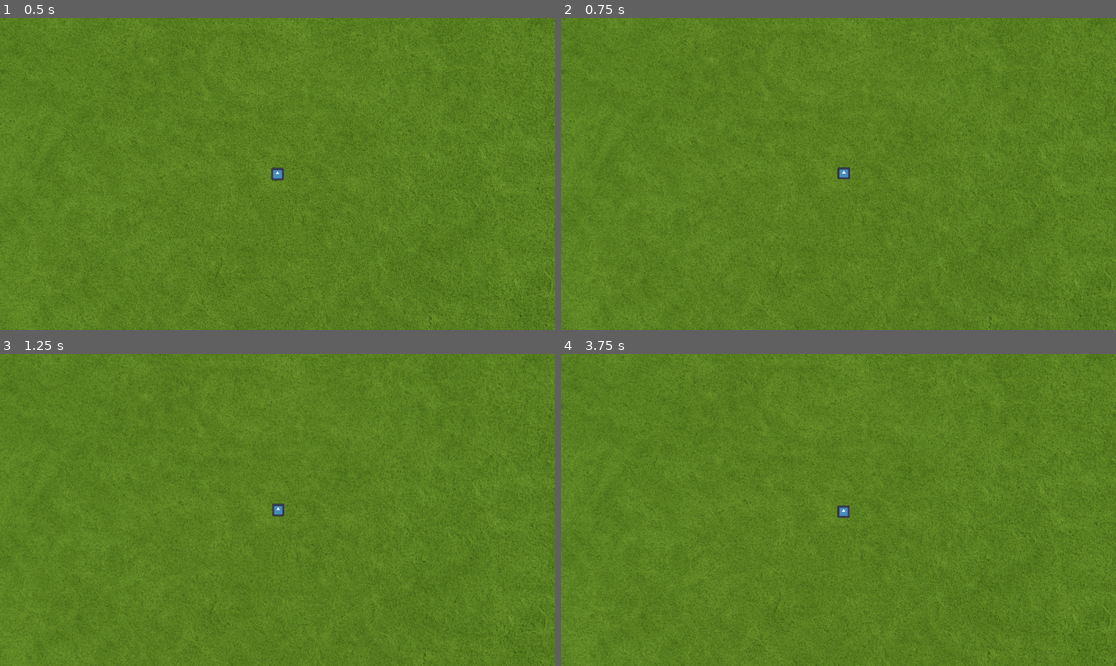
Above: before the commit, frames 1-4 (two rows, left to right).
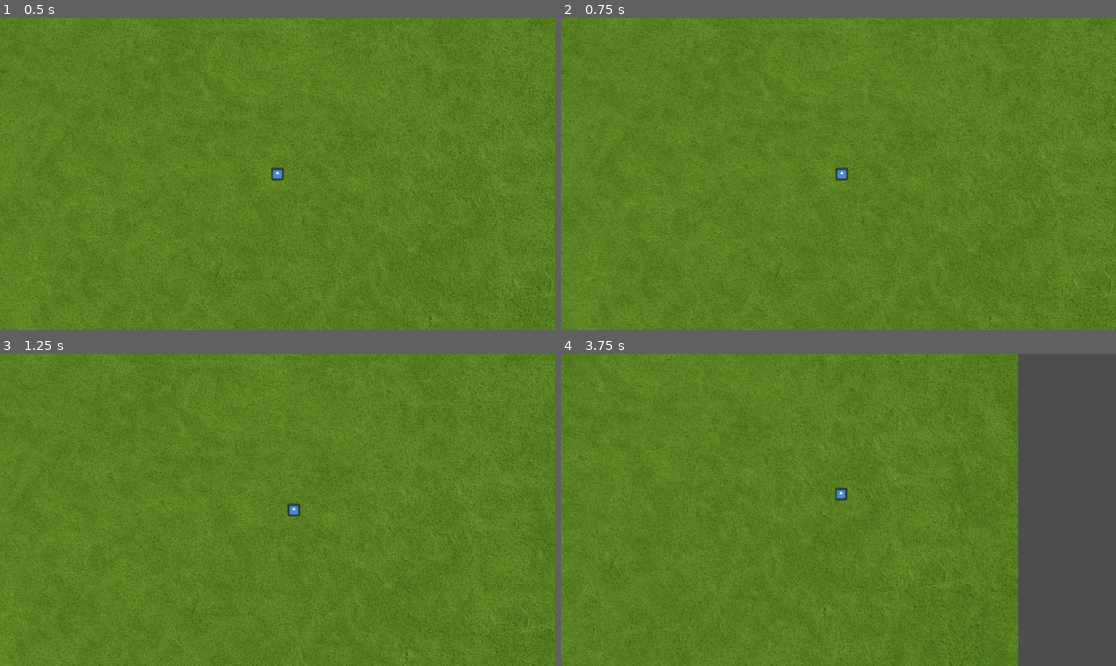
Above: after the commit, the same moments.

Repository: K4m1x2/boomerang
Game: Godot game, scene res://scenes/mapa.tscn
The game is run twice, just before and just after one commit, with the same random seed, the same clock (stepped at 60 frames per second) and the same inputs. The engine's default icon, where the game draws it, is replaced by a stand-in: a white triangle on a blue panel in a dark square.
Inputs (mouse positions are in pixels of both pictures, inside the frame that each line leads up to):
- Up to frame 1 (0.5 s): no input
- Up to frame 2 (0.75 s): tap Enter at 0.5 s; move the mouse to (960, 158) at 0.52 s; hold D (right_move, bound only after the commit) from 0.53 s (still down); click (960, 158) at 0.67 s
- Up to frame 3 (1.25 s): keep holding D (right_move, bound only after the commit)
- Up to frame 4 (3.75 s): move the mouse to (727, 525) at 1.27 s; release D (right_move, bound only after the commit) at 1.28 s; hold S (down_move, bound only after the commit) 1.28-2.03 s; click (727, 525) at 1.42 s; move the mouse to (894, 441) at 2.02 s; hold D (right_move, bound only after the commit) 2.03-2.78 s; click (894, 441) at 2.17 s; move the mouse to (810, 572) at 2.77 s; hold W (up_move, bound only after the commit) 2.78-3.53 s; click (810, 572) at 2.92 s; move the mouse to (1005, 556) at 3.52 s; hold A (left_move, bound only after the commit) from 3.53 s (still down); click (1005, 556) at 3.67 s

Frame 1 is identical in both runs. In frame 2, less than 0.1% of the frame differs, in the area x 49-53%, y 47-53%; in frame 3, 2.6%; in frame 4, 20%, in the area x 0-100%, y 0-100%.

Commit message:
Moviment Ready

Diff:
--- a/project.godot
+++ b/project.godot
@@ -17,29 +17,27 @@
 
 [input]
 
-up={
+up_move={
 "deadzone": 0.2,
 "events": [Object(InputEventKey,"resource_local_to_scene":false,"resource_name":"","device":-1,"window_id":0,"alt_press …(192 unchanged characters)…
-, Object(InputEventKey,"resource_local_to_scene":false,"resource_name":"","device":-1,"window_id":0,"alt_pressed":false,"shift_pressed":false,"ctrl_pressed":false,"meta_pressed":false,"pressed":false,"keycode":0,"physical_keycode":4194320,"key_label":0,"unicode":0,"location":0,"echo":false,"script":null)
+, Object(InputEventJoypadMotion,"resource_local_to_scene":false,"resource_name":"","device":-1,"axis":1,"axis_value":-1.0,"script":null)
 ]
 }
-down={
+down_move={
 "deadzone": 0.2,
 "events": [Object(InputEventKey,"resource_local_to_scene":false,"resource_name":"","device":-1,"window_id":0,"alt_press …(192 unchanged characters)…
+, Object(InputEventJoypadMotion,"resource_local_to_scene":false,"resource_name":"","device":-1,"axis":1,"axis_value":1.0,"script":null)
 ]
 }
-left={
+left_move={
 "deadzone": 0.2,
 "events": [Object(InputEventKey,"resource_local_to_scene":false,"resource_name":"","device":-1,"window_id":0,"alt_press …(191 unchanged characters)…
+, Object(InputEventJoypadMotion,"resource_local_to_scene":false,"resource_name":"","device":-1,"axis":0,"axis_value":-1.0,"script":null)
 ]
 }
-right={
+right_move={
 "deadzone": 0.2,
 "events": [Object(InputEventKey,"resource_local_to_scene":false,"resource_name":"","device":-1,"window_id":0,"alt_press …(192 unchanged characters)…
+, null, Object(InputEventJoypadMotion,"resource_local_to_scene":false,"resource_name":"","device":-1,"axis":0,"axis_value":1.0,"script":null)
 ]
 }
-mouseMoviment={
-"deadzone": 0.2,
-"events": [Object(InputEventMouseButton,"resource_local_to_scene":false,"resource_name":"","device":-1,"window_id":0,"alt_pressed":false,"shift_pressed":false,"ctrl_pressed":false,"meta_pressed":false,"button_mask":0,"position":Vector2(0, 0),"global_position":Vector2(0, 0),"factor":1.0,"button_index":1,"canceled":false,"pressed":false,"double_click":false,"script":null)
-]
-}
--- a/scripts/player.gd
+++ b/scripts/player.gd
@@ -1,24 +1,18 @@
 extends CharacterBody2D
 
-@export var speed: float = 200.0
-@export var stop_distance: float = 5.0
+const playerSpeed = 250
+const playerAccel= 2.0
 
-var mouse_pressionado: bool = false
+var input: Vector2
 
-func _input(event):
-	if event is InputEventMouseButton and event.button_index == MOUSE_BUTTON_LEFT:
-		mouse_pressionado = event.pressed  # true quando pressiona, false quando solta
+func get_input():
+	input.x = Input.get_action_strength("right_move") - Input.get_action_strength("left_move")
+	input.y = Input.get_action_strength("down_move") - Input.get_action_strength("up_move")
+	return input.normalized()
 
-func _physics_process(delta):
-	if mouse_pressionado:
-		var destino = get_global_mouse_position()
-		var direcao = destino - global_position
+func _process(delta):
+	var playerInput = get_input()
 
-		if direcao.length() > stop_distance:
-			velocity = direcao.normalized() * speed
-		else:
-			velocity = Vector2.ZERO
-	else:
-		velocity = Vector2.ZERO
+	velocity = lerp(velocity, playerInput * playerSpeed, delta * playerAccel)
 
 	move_and_slide()
